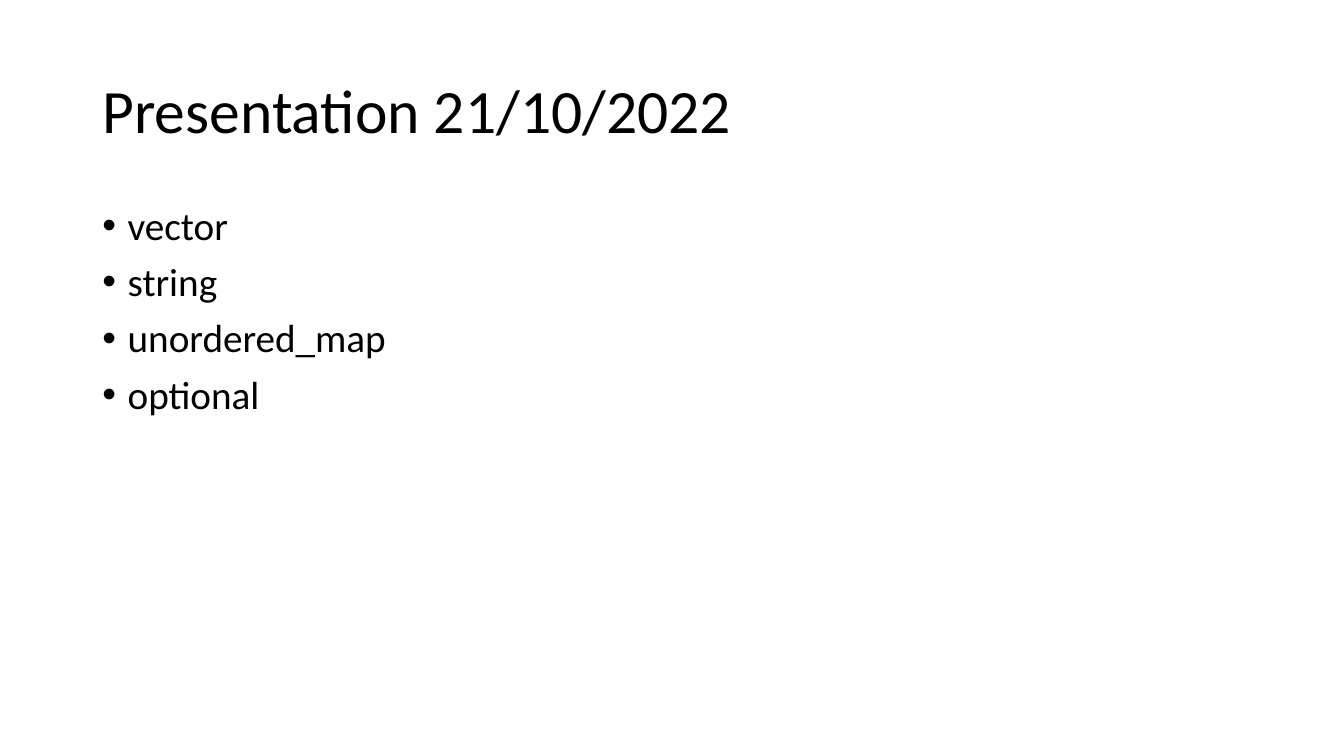
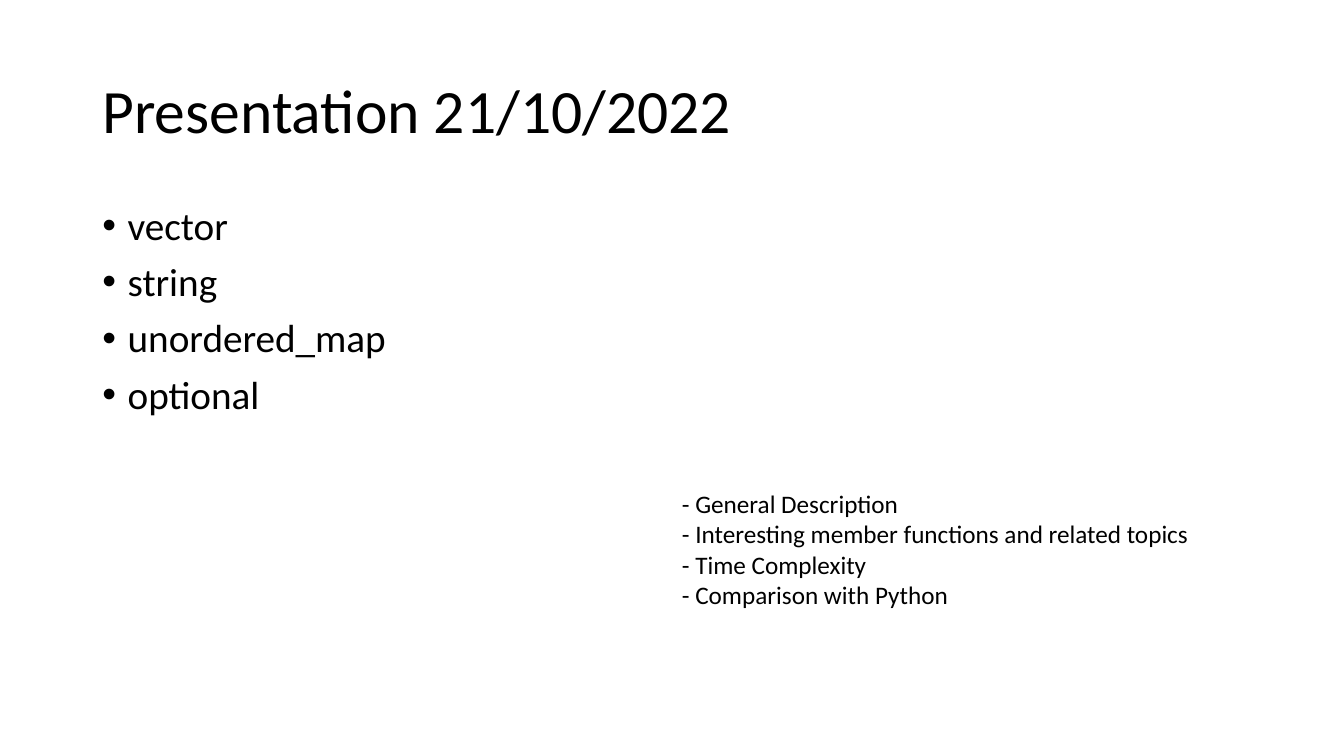
Before and after one commit to muksiddheswar/CPP-Examples, a slide deck: slide 2 of STL/STL_Presentation.pptx. Drawn at 1344x756 pixels with LibreOffice and Linux fonts; fonts in the diff are those of the drawing. Boxes give left, top, right and bottom in pixels: in the first picture for what was removed or moved away, otherwise in the second. Text is boxed around its words. In the diff, an @@ line names an element or a change of style, - is before the commit and + after.

```diff
--- a/STL/STL_Presentation.pptx
+++ b/STL/STL_Presentation.pptx
@@ text added at (695,495,1188,608), 18 pt, text #000000 @@
+- General Description
+- Interesting member functions and related topics
+- Time Complexity
+- Comparison with Python
```
Also in this commit, not shown: 4 other slides changed, 1 slide added, 2 slides removed.
